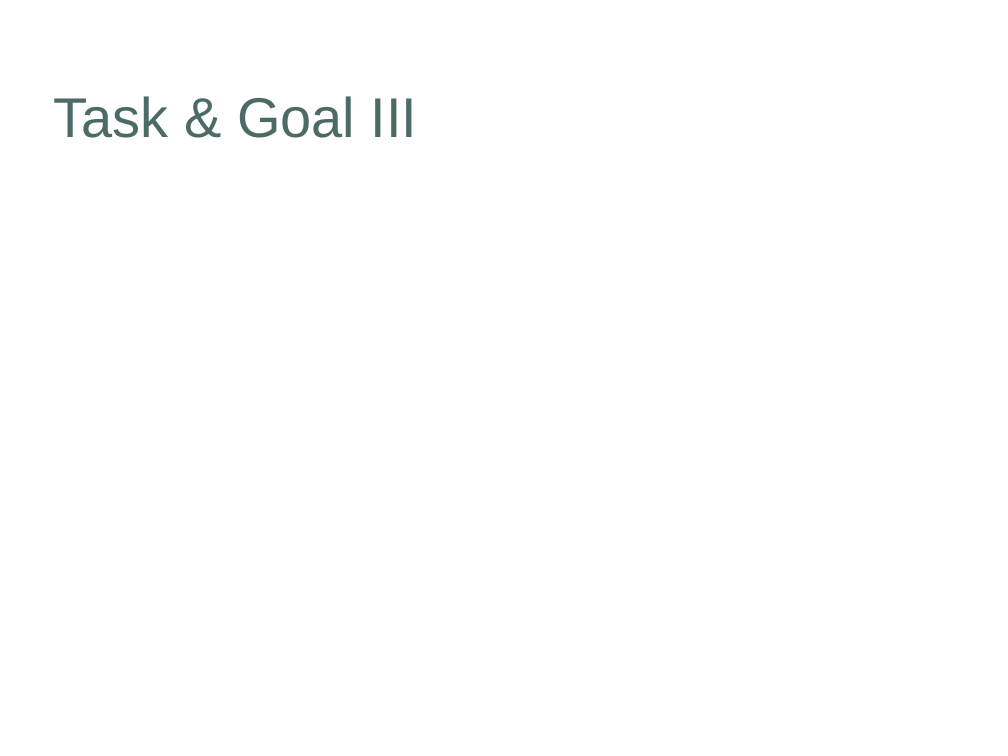
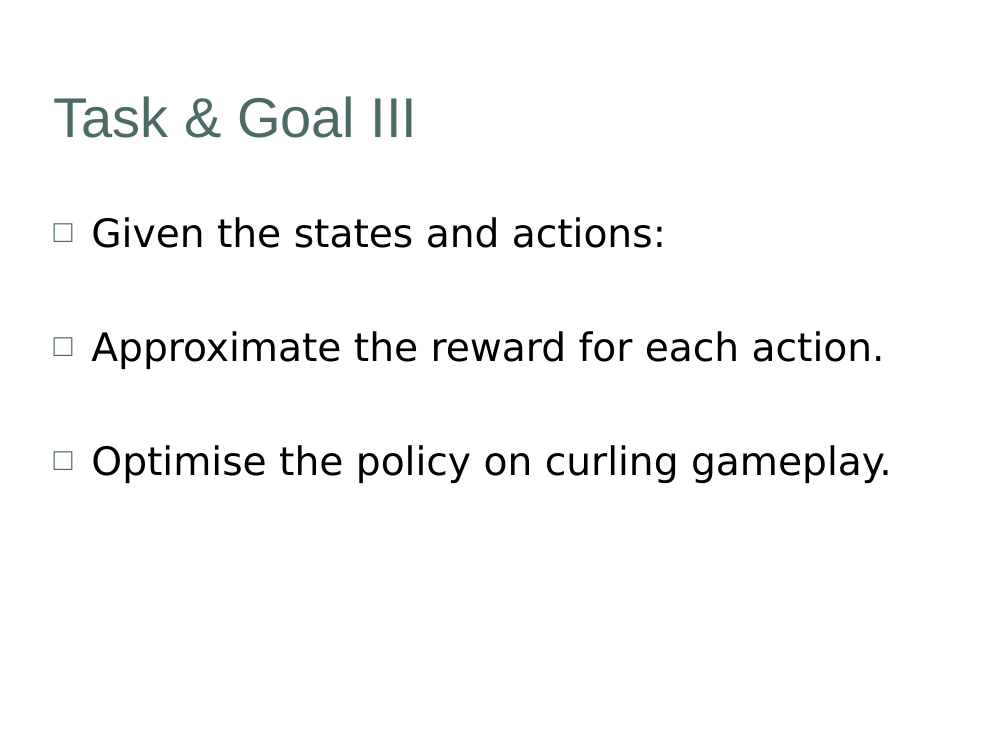
Before and after one commit to khulaifi95/ACS, a slide deck: slide 14 of Project/Presentation/Draft_Presentation.ppt (slide 10 before the commit). Drawn at 1008x756 pixels with LibreOffice and Linux fonts; fonts in the diff are those of the drawing; background and template pictures are left out. Boxes give left, top, right and bottom in pixels: in the first picture for what was removed or moved away, otherwise in the second. Text is boxed around its words. In the diff, an @@ line names an element or a change of style, - is before the commit and + after.

```diff
--- a/Project/Presentation/Draft_Presentation.ppt
+++ b/Project/Presentation/Draft_Presentation.ppt
@@ text added at (91, 217, 892, 483), 28 pt, text #000000 @@
+□ Given the states and actions:
+□ Approximate the reward for each action.
+□ Optimise the policy on curling gameplay.
```
Also in this commit, not shown: 4 other slides changed, 24 slides added, 15 slides removed, 6 other files.
